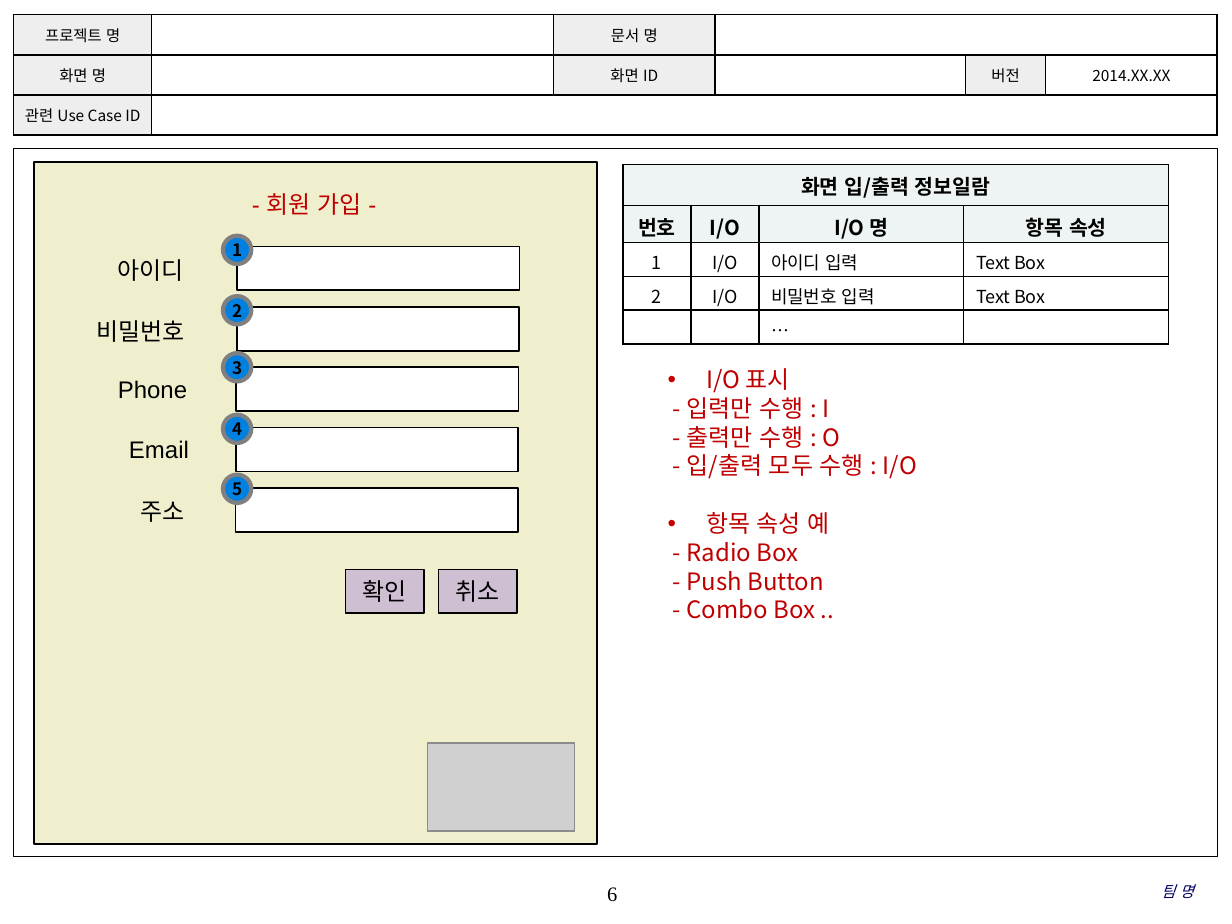
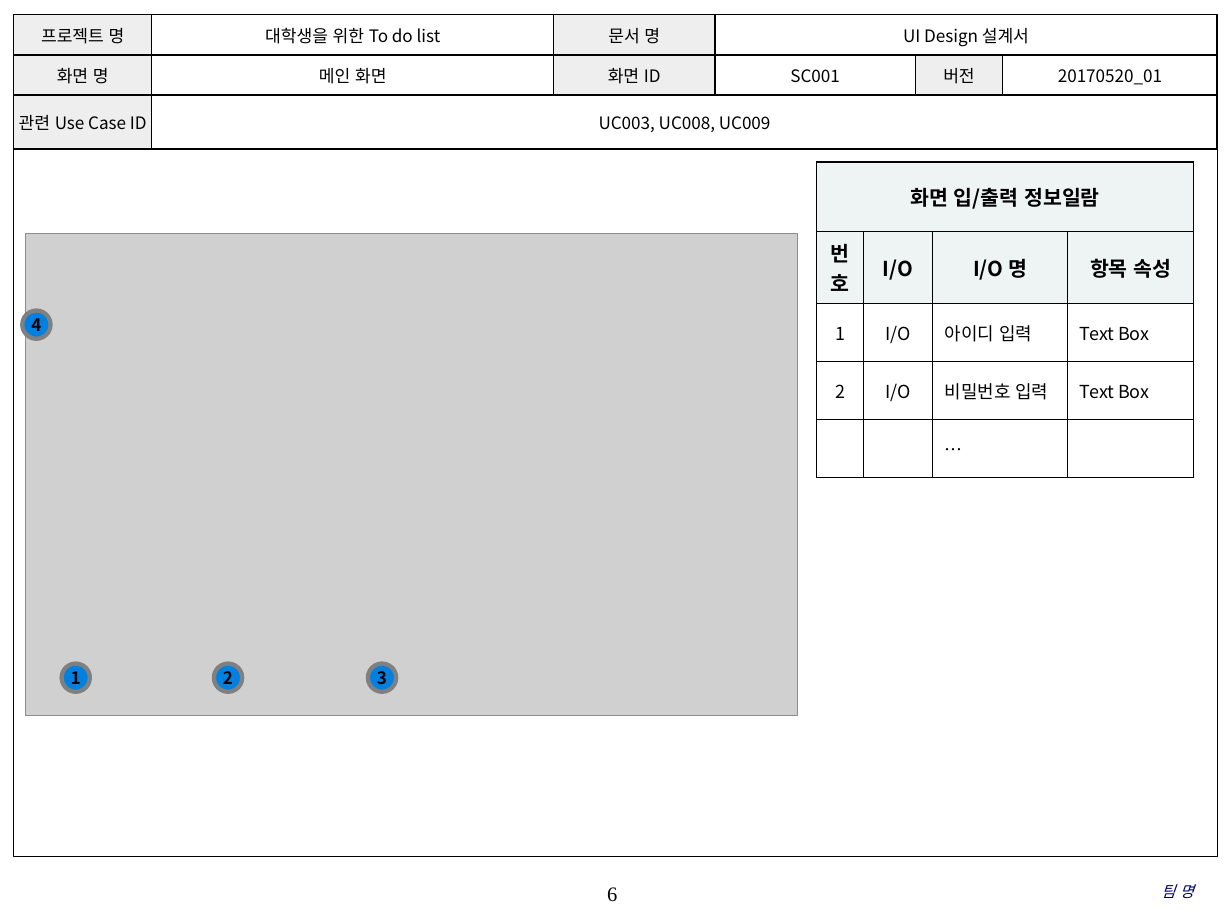
Before and after one commit to SE-admin/SE2017_4_tuna, a slide deck: slide 6 of doc/3_ 설계서/UI Design 설계서.pptx. Drawn at 1232x924 pixels with LibreOffice and Linux fonts; fonts in the diff are those of the drawing; grey boxes stand for pictures; background and template pictures are left out. Boxes give left, top, right and bottom in pixels: in the first picture for what was removed or moved away, otherwise in the second. Text is boxed around its words. In the diff, an @@ line names an element or a change of style, - is before the commit and + after.

Commit message:
doc/3_ 설계서/UI Design 설계서.pptx UI Design 설계서_4_tuna_김태현_20170520_01 프로그램 화면 설계에 필요한 팝업 창 추가

```diff
--- a/doc/3_ 설계서/UI Design 설계서.pptx
+++ b/doc/3_ 설계서/UI Design 설계서.pptx
@@ table at <box>14,15,1217,142</box> @@
-row 1, column 2: 
+row 1, column 2: 대학생을 위한 To do list
-row 1, column 4: 
+row 1, column 4: UI Design 설계서
-row 2: 화면 명 |  | 화면 ID |  | 버전 | 2014.XX.XX
+row 2: 화면 명 | 메인 화면 | 화면 ID | SC001 | 버전 | 20170520_01
-row 3, column 2: 
+row 3, column 2: UC003, UC008, UC009
@@ size 9 to 10 pt in "프로젝트 명", "문서 명", "화면 명", "화면 ID" and 2 more places @@
@@ table: place and size @@
-table at <box>623,165,1168,344</box>
+table at <box>817,163,1194,468</box>
@@ picture added at <box>26,233,797,715</box> @@
@@ ellipse "4": place and size @@
-ellipse "4" at <box>223,415,251,444</box>
+ellipse "4" at <box>22,310,51,339</box>
@@ text removed at <box>687,368,917,619</box> @@
-• I/O 표시
-- 입력만 수행 : I
-- 출력만 수행 : O
-- 입/출력 모두 수행 : I/O
-• 항목 속성 예
-- Radio Box
-- Push Button
-- Combo Box ..
@@ ellipse removed at <box>223,474,251,503</box> @@
-5
@@ ellipse "1": place and size @@
-ellipse "1" at <box>223,235,251,264</box>
+ellipse "1" at <box>62,664,90,692</box>
@@ ellipse "2": place and size @@
-ellipse "2" at <box>223,296,251,324</box>
+ellipse "2" at <box>214,664,243,692</box>
@@ ellipse "3": place and size @@
-ellipse "3" at <box>223,354,251,382</box>
+ellipse "3" at <box>368,664,397,692</box>
@@ group removed at <box>33,163,598,844</box>: 8 rectangles, 6 texts, 1 picture @@
-확인
-- 회원 가입 -
-아이디
-비밀번호
-Phone
-Email
-주소
-취소
```
Also in this commit, not shown: 3 other slides changed, 10 slides added.
